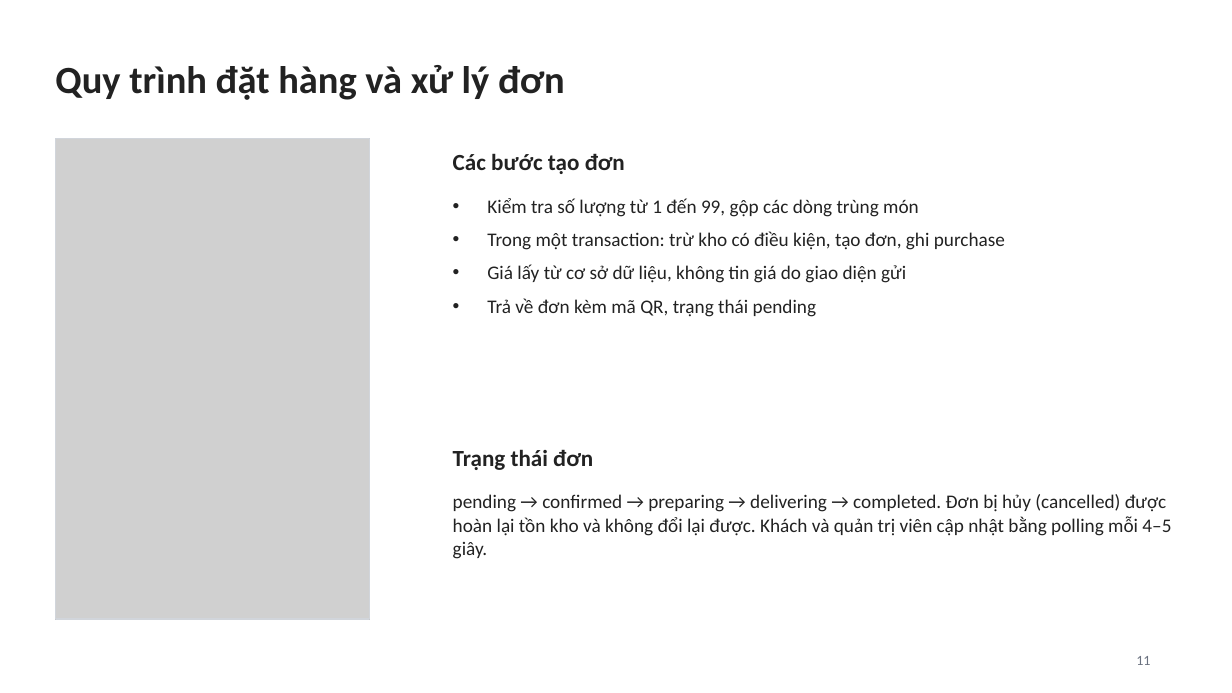
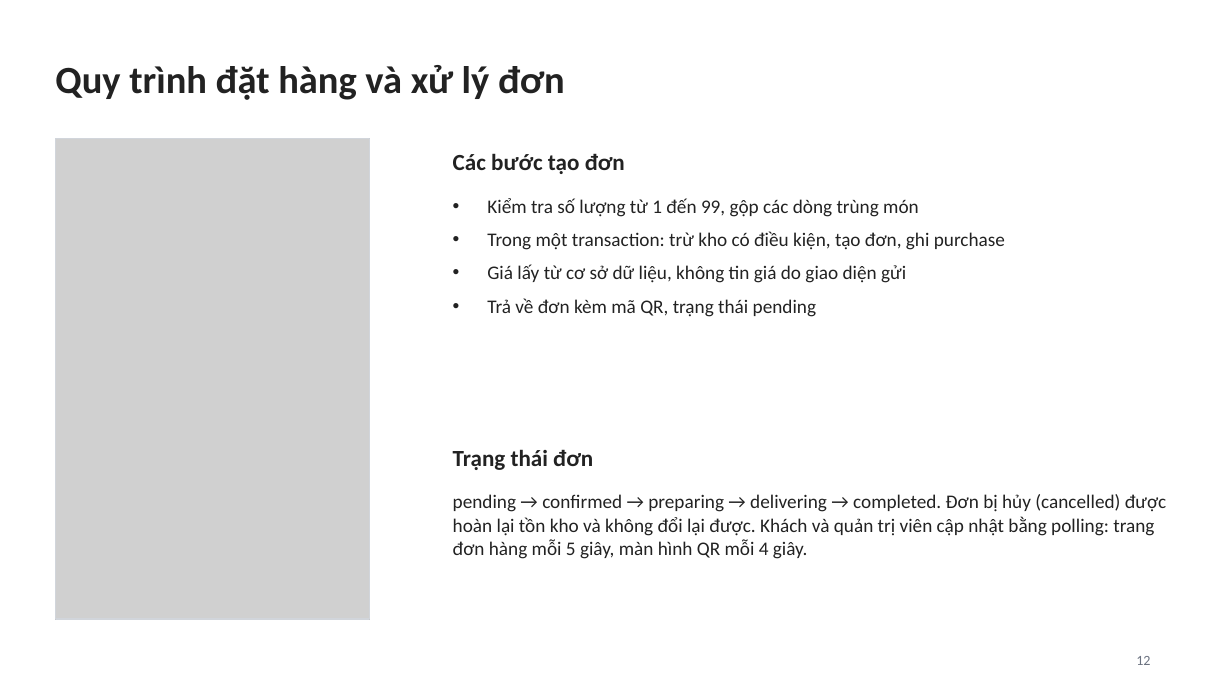
Before and after one commit to truonganvo096-eng/votruongan, a slide deck: slide 12 of Slide_Xây dựng ứng dụng đặt món ăn cho nhà hàng tích hợp gợi ý món ăn thông minh.pptx (slide 11 before the commit). Drawn at 1232x693 pixels with LibreOffice and Linux fonts; fonts in the diff are those of the drawing; grey boxes stand for pictures. Boxes give left, top, right and bottom in pixels: in the first picture for what was removed or moved away, otherwise in the second. Text is boxed around its words. In the diff, an @@ line names an element or a change of style, - is before the commit and + after.

```diff
--- a/Slide_Xây dựng ứng dụng đặt món ăn cho nhà hàng tích hợp gợi ý món ăn thông minh.pptx
+++ b/Slide_Xây dựng ứng dụng đặt món ăn cho nhà hàng tích hợp gợi ý món ăn thông minh.pptx
@@ text at (453,494,1166,559): text changed @@
-pending → confirmed → preparing → delivering → completed. Đơn bị hủy (cancelled) được hoàn lại tồn kho và không đổi lại được. Khách và quản trị viên cập nhật bằng polling mỗi 4–5 giây.
+pending → confirmed → preparing → delivering → completed. Đơn bị hủy (cancelled) được hoàn lại tồn kho và không đổi lại được. Khách và quản trị viên cập nhật bằng polling: trang đơn hàng mỗi 5 giây, màn hình QR mỗi 4 giây.
@@ page number at (1136,656,1150,665): text changed @@
-11
+12
```
Also in this commit, not shown: 6 other slides changed, 3 slides added.
